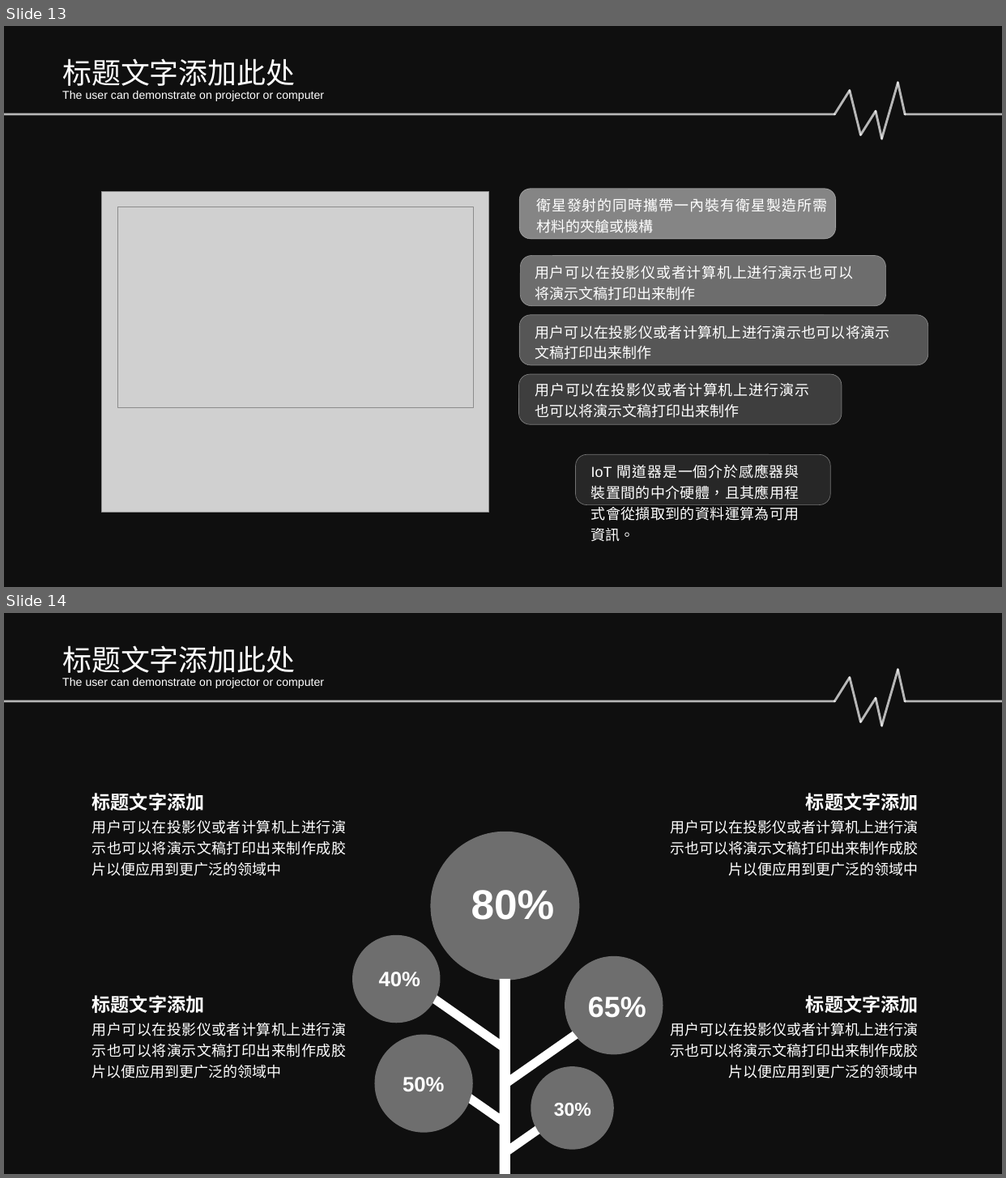
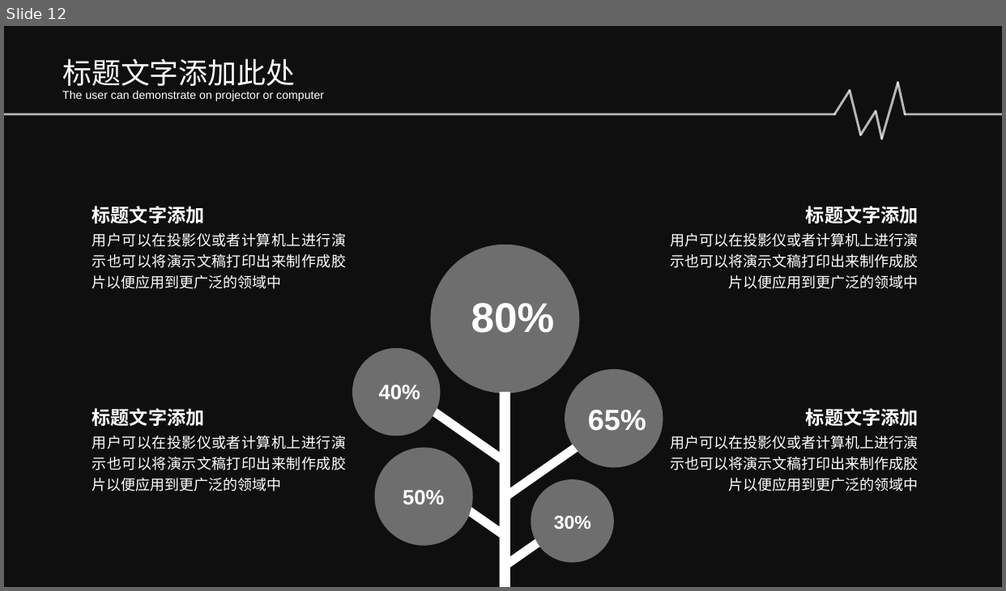
Before and after one commit to Sikako/hackthon, a slide deck: bigdata.pptx. Shown one above the other, each under a label of ours: slides 13 and 14 before the commit, slide 12 after it. The pictures are 1006x1178 and 1006x591 pixels, drawn with LibreOffice and Linux fonts; fonts in the diff are those of the drawing; grey boxes stand for pictures; background and template pictures are left out; a plain dark background stands for a picture behind light text. Boxes give left, top, right and bottom in pixels: in the first picture for what was removed or moved away, otherwise in the second. Text is boxed around its words. In the diff, an @@ line names an element or a change of style, - is before the commit and + after.

```diff
--- a/bigdata.pptx
+++ b/bigdata.pptx
@@ slide 13 removed at (4,26,1002,587), background picture (left out); not listed: 1 template element that a slide beside it also shows @@
@@ text removed at (62,58,295,91) @@
-标题文字添加此处
@@ text removed at (62,90,324,101) @@
-The user can demonstrate on projector or computer
@@ group removed at (4,82,1002,139): 8 lines @@
@@ picture removed at (102,191,488,513) @@
@@ rounded rectangle removed at (520,189,837,238) @@
@@ picture removed at (117,207,473,408) @@
@@ text removed at (536,199,827,233) @@
-衛星發射的同時攜帶一內裝有衛星製造所需材料的夾艙或機構
@@ rounded rectangle removed at (521,256,886,307) @@
@@ text removed at (535,266,853,301) @@
-用户可以在投影仪或者计算机上进行演示也可以将演示文稿打印出来制作
@@ rounded rectangle removed at (520,315,928,365) @@
@@ text removed at (535,326,890,360) @@
-用户可以在投影仪或者计算机上进行演示也可以将演示文稿打印出来制作
@@ rounded rectangle removed at (519,374,842,425) @@
@@ text removed at (535,383,809,418) @@
-用户可以在投影仪或者计算机上进行演示也可以将演示文稿打印出来制作
@@ rounded rectangle removed at (576,455,831,506) @@
@@ text removed at (591,464,799,542) @@
-IoT 閘道器是一個介於感應器與裝置間的中介硬體，且其應用程式會從擷取到的資料運算為可用資訊。
@@ what was slide 14 is now slide 12 @@
```
Also in this commit, not shown: 3 slides changed, 5 slides added, 2 other slides removed.
